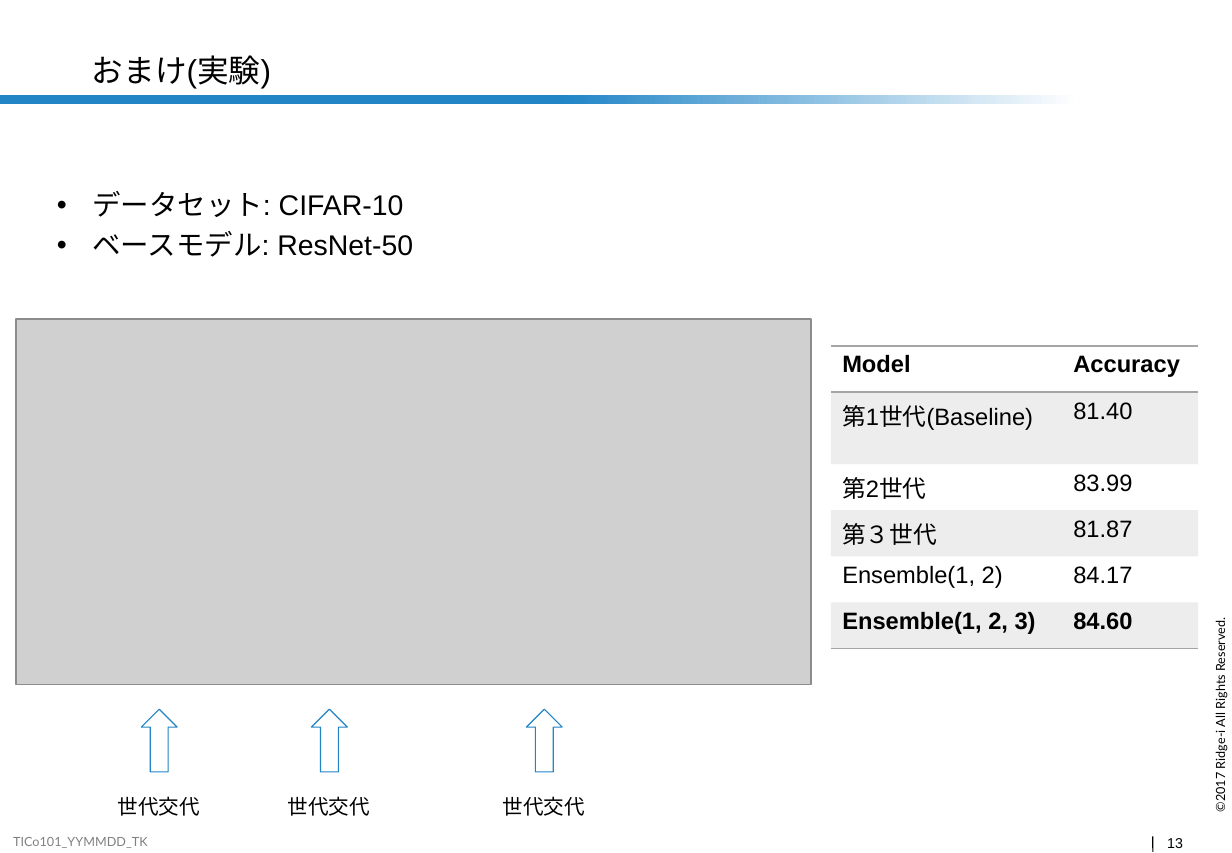
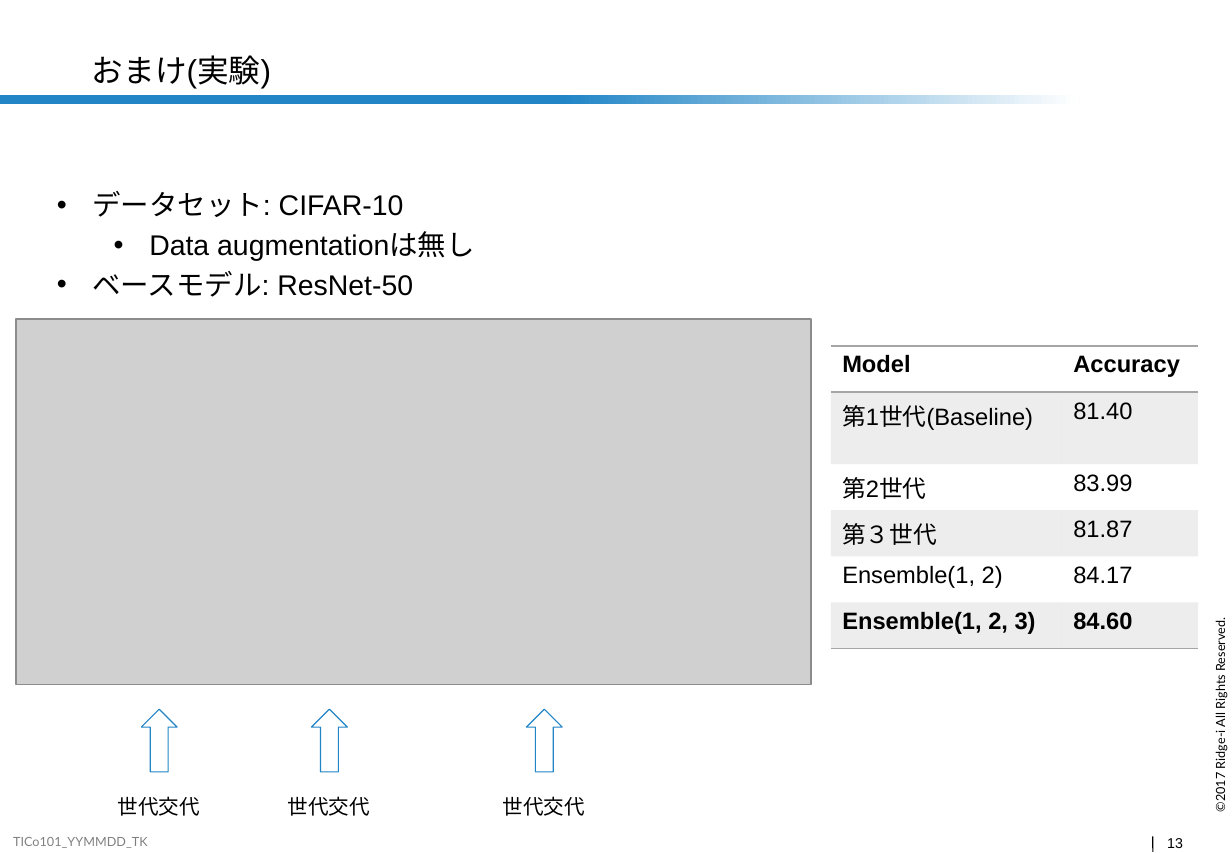
Before and after one commit to nocotan/slides, a slide deck: slide 13 of ban.pptx. Drawn at 1232x853 pixels with LibreOffice and Linux fonts; fonts in the diff are those of the drawing; grey boxes stand for pictures; background and template pictures are left out. Boxes give left, top, right and bottom in pixels: in the first picture for what was removed or moved away, otherwise in the second. Text is boxed around its words. In the diff, an @@ line names an element or a change of style, - is before the commit and + after.

Commit message:
modify

```diff
--- a/ban.pptx
+++ b/ban.pptx
@@ text at (x1=149, y1=233, x2=475, y2=261): paragraph added @@
+  • Data augmentationは無し
```
Also in this commit, not shown: 1 other slide changed.
